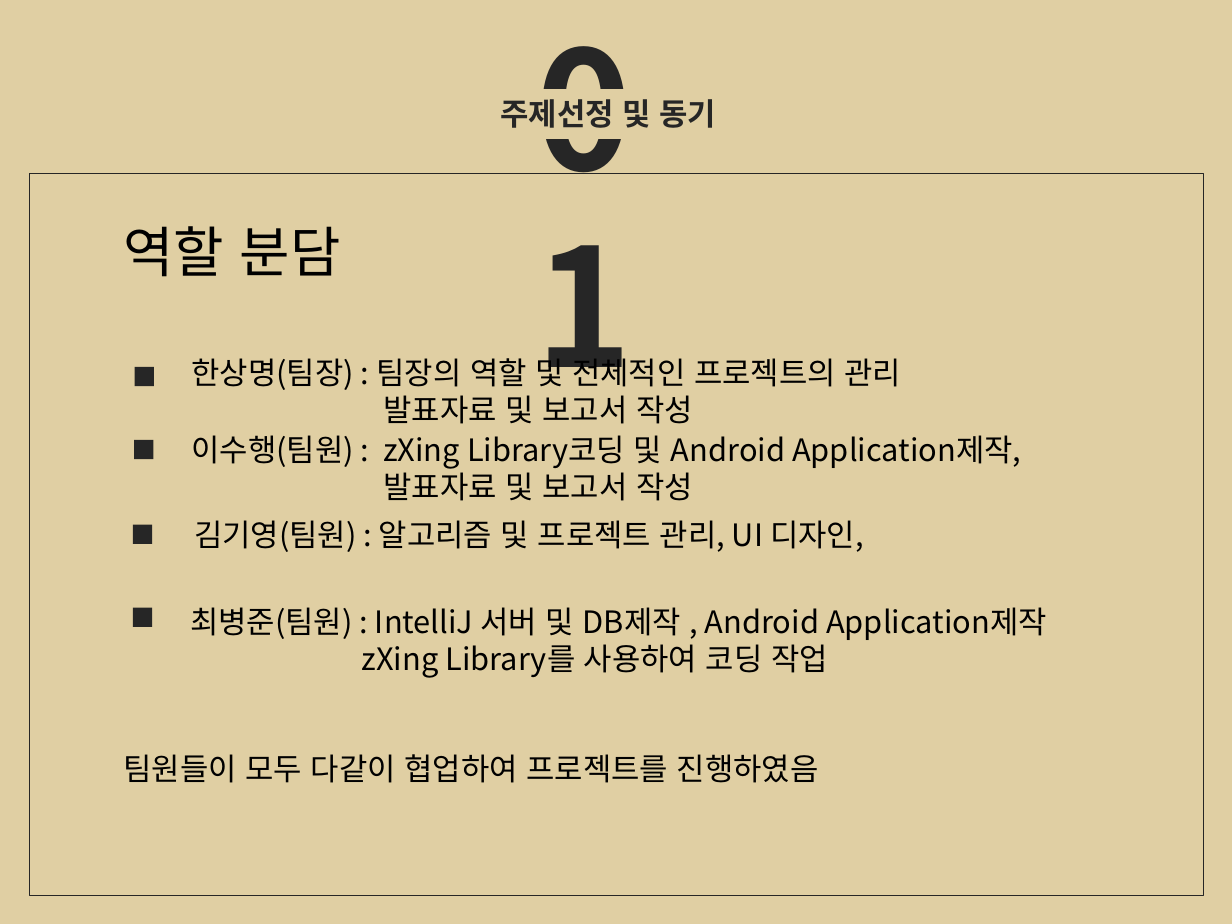
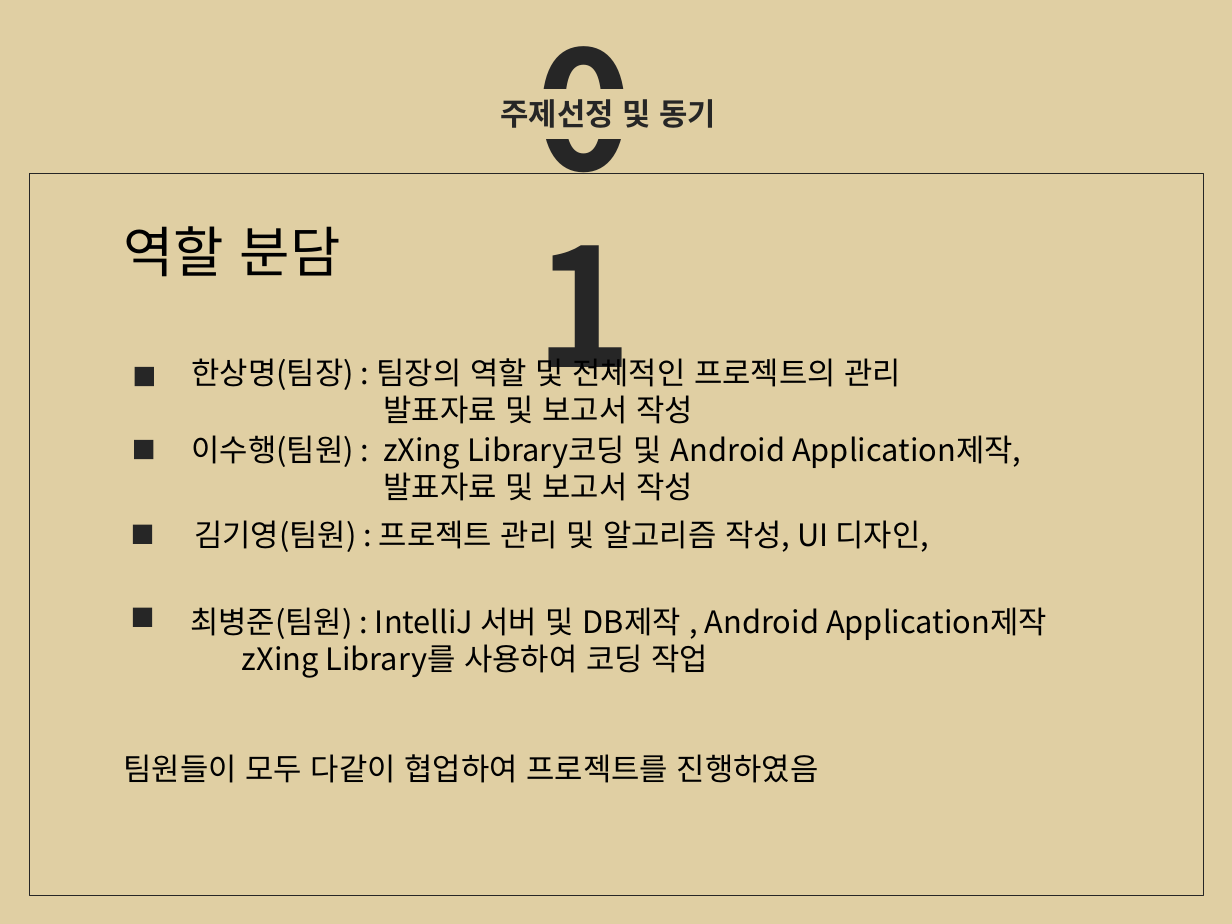
Before and after one commit to KYKimKing/Project_OS, a slide deck: slide 6 of 오픈소스최종발표자료v6.pptx. Drawn at 1232x924 pixels with LibreOffice and Linux fonts; fonts in the diff are those of the drawing. Boxes give left, top, right and bottom in pixels: in the first picture for what was removed or moved away, otherwise in the second. Text is boxed around its words. In the diff, an @@ line names an element or a change of style, - is before the commit and + after.

Commit message:
Real Final
Real Final

```diff
--- a/오픈소스최종발표자료v6.pptx
+++ b/오픈소스최종발표자료v6.pptx
@@ text at <box>194,520,929,552</box>: text changed @@
-김기영(팀원) : 알고리즘 및 프로젝트 관리, UI 디자인,
+김기영(팀원) : 프로젝트 관리 및 알고리즘 작성, UI 디자인,
@@ text at <box>190,607,1047,678</box>: text changed @@
-최병준(팀원) : IntelliJ 서버 및 DB제작 , Android Application제작
-zXing Library를 사용하여 코딩 작업
+최병준(팀원) : IntelliJ 서버 및 DB제작 , Android Application제작 zXing Library를 사용하여 코딩 작업
```
